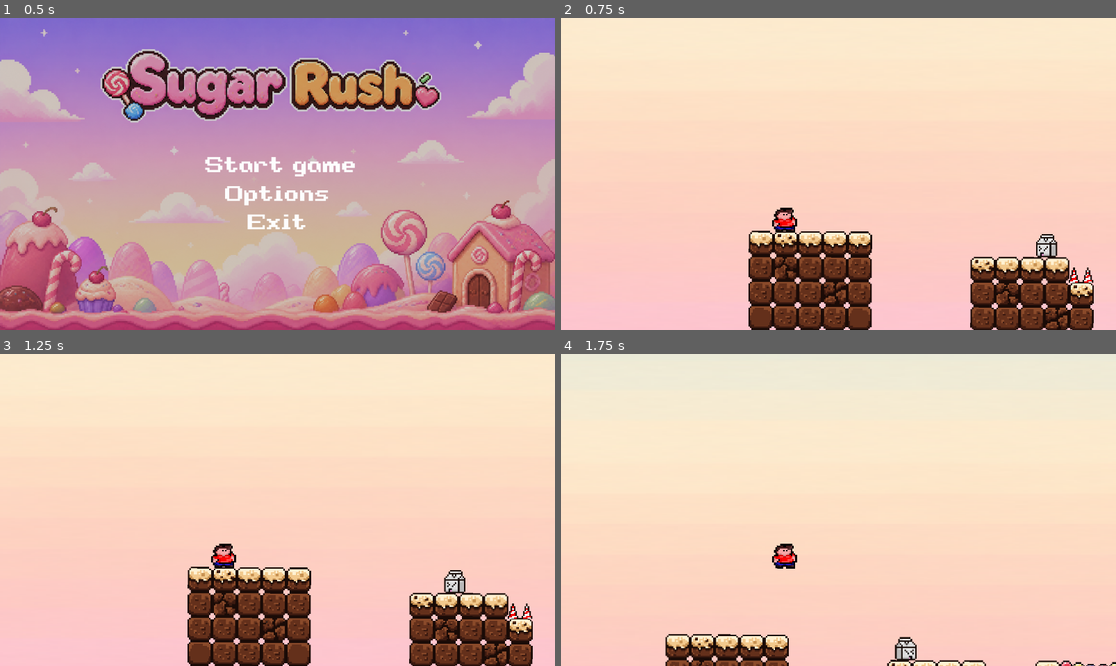
Above: before the commit, frames 1-4 (two rows, left to right).
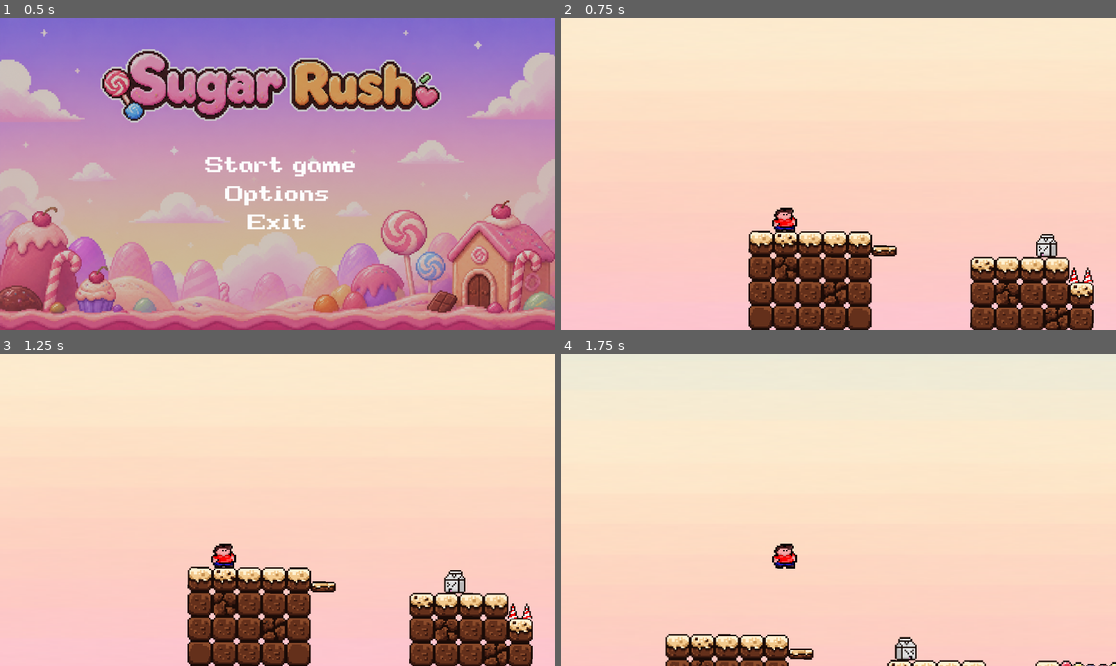
Above: after the commit, the same moments.

Repository: Barnir13/SugarRush
Game: Godot game, scene res://Assets/Scenes/main_menu.tscn
Same seed, same stepped clock (60 frames per second), same inputs: the game is played once before the commit and once after it.
Inputs:
- Up to frame 1 (0.5 s): no input
- Up to frame 2 (0.75 s): click "Start game" at 0.5 s
- Up to frame 3 (1.25 s): no input
- Up to frame 4 (1.75 s): hold D (move_right) from 1.28 s (still down); tap E (open_use) at 1.35 s; tap Space (jump) at 1.52 s

Frame 1 is identical in both runs. In frame 2, 0.2% of the frame differs, in the area x 55-61%, y 72-77%; in frame 3, 0.2%; in frame 4, 0.2%.

Commit message:
small changes

Diff:
--- a/Assets/Scenes/Areas/map_1.tscn
+++ b/Assets/Scenes/Areas/map_1.tscn
@@ -291,7 +291,7 @@
 rotation = 0.0052359877
 tile_set = SubResource("TileSet_ukqll")
 format = 2
-layer_0/tile_data = PackedInt32Array(-327677, 0, 0, -327676, …(20242 unchanged characters)… 196819, 0, 1, 262355, 0, 1, 327891, 0, 1)
+layer_0/tile_data = PackedInt32Array(-327677, 0, 0, -327676, …(20242 unchanged characters)… 196819, 0, 1, 262355, 0, 1, 327891, 0, 1, -327672, 0, 6)
 
 [node name="Spikes" type="Node2D" parent="." unique_id=84973031]
 
--- /dev/null
+++ b/Assets/Scenes/Areas/map_2.tscn
@@ -0,0 +1,145 @@
+[gd_scene format=3 uid="uid://cb0m1yt1p8n4k"]
+
+[ext_resource type="PackedScene" uid="uid://rpy67qkxjvqu" path="res://Assets/Scenes/chest.tscn" id="1_o74uj"]
+[ext_resource type="PackedScene" uid="uid://cnlrwi1p11qou" path="res://Assets/Scenes/deathzone.tscn" id="2_i225p"]
+[ext_resource type="PackedScene" uid="uid://cp7jfwb3xolen" path="res://Assets/Scenes/player.tscn" id="3_d6mkb"]
+[ext_resource type="Texture2D" uid="uid://d3i270yfdt881" path="res://Sprites/tiles platforms/newTiles.png" id="4_o74uj"]
+
+[sub_resource type="TileSetAtlasSource" id="TileSetAtlasSource_o74uj"]
+texture = ExtResource("4_o74uj")
+0:0/0 = 0
+0:0/0/physics_layer_0/polygon_0/points = PackedVector2Array(-8, -8, 8, -8, 8, 8, -8, 8)
+1:0/0 = 0
+1:0/0/physics_layer_0/polygon_0/points = PackedVector2Array(-8, -8, 8, -8, 8, 8, -8, 8)
+2:0/0 = 0
+2:0/0/physics_layer_0/polygon_0/points = PackedVector2Array(-8, -8, 8, -8, 8, 8, -8, 8)
+3:0/0 = 0
+3:0/0/physics_layer_0/polygon_0/points = PackedVector2Array(-8, -8, 8, -8, 8, 8, -8, 8)
+4:0/0 = 0
+4:0/0/physics_layer_0/polygon_0/points = PackedVector2Array(-8, -8, 8, -8, 8, 8, -8, 8)
+5:0/0 = 0
+5:0/0/physics_layer_0/polygon_0/points = PackedVector2Array(-8, -8, 8, -8, 8, 8, -8, 8)
+6:0/0 = 0
+6:0/0/physics_layer_0/polygon_0/points = PackedVector2Array(-8, -8, 8, -8, 8, 8, -8, 8)
+7:0/0 = 0
+7:0/0/physics_layer_0/polygon_0/points = PackedVector2Array(-8, -8, 8, -8, 8, 8, -8, 8)
+0:1/0 = 0
+0:1/0/physics_layer_0/polygon_0/points = PackedVector2Array(-8, -8, 8, -8, 8, 8, -8, 8)
+1:1/0 = 0
+1:1/0/physics_layer_0/polygon_0/points = PackedVector2Array(-8, -8, 8, -8, 8, 8, -8, 8)
+2:1/0 = 0
+2:1/0/physics_layer_0/polygon_0/points = PackedVector2Array(-8, -8, 8, -8, 8, 8, -8, 8)
+3:1/0 = 0
+3:1/0/physics_layer_0/polygon_0/points = PackedVector2Array(-8, -8, 8, -8, 8, 8, -8, 8)
+4:1/0 = 0
+4:1/0/physics_layer_0/polygon_0/points = PackedVector2Array(-8, -8, 8, -8, 8, 8, -8, 8)
+5:1/0 = 0
+5:1/0/physics_layer_0/polygon_0/points = PackedVector2Array(-8, -8, 8, -8, 8, 8, -8, 8)
+6:1/0 = 0
+6:1/0/physics_layer_0/polygon_0/points = PackedVector2Array(-8, -8, 8, -8, 8, 8, -8, 8)
+7:1/0 = 0
+7:1/0/physics_layer_0/polygon_0/points = PackedVector2Array(-8, -8, 8, -8, 8, 8, -8, 8)
+0:2/0 = 0
+0:2/0/physics_layer_0/polygon_0/points = PackedVector2Array(-8, -8, 8, -8, 8, 8, -8, 8)
+1:2/0 = 0
+1:2/0/physics_layer_0/polygon_0/points = PackedVector2Array(-8, -8, 8, -8, 8, 8, -8, 8)
+2:2/0 = 0
+2:2/0/physics_layer_0/polygon_0/points = PackedVector2Array(-8, -8, 8, -8, 8, 8, -8, 8)
+3:2/0 = 0
+3:2/0/physics_layer_0/polygon_0/points = PackedVector2Array(-8, -8, 8, -8, 8, 8, -8, 8)
+4:2/0 = 0
+4:2/0/physics_layer_0/polygon_0/points = PackedVector2Array(-8, -8, 8, -8, 8, 8, -8, 8)
+5:2/0 = 0
+5:2/0/physics_layer_0/polygon_0/points = PackedVector2Array(-8, -8, 8, -8, 8, 8, -8, 8)
+6:2/0 = 0
+6:2/0/physics_layer_0/polygon_0/points = PackedVector2Array(-8, -8, 8, -8, 8, 8, -8, 8)
+7:2/0 = 0
+7:2/0/physics_layer_0/polygon_0/points = PackedVector2Array(-8, -8, 8, -8, 8, 8, -8, 8)
+0:3/0 = 0
+0:3/0/physics_layer_0/polygon_0/points = PackedVector2Array(-8, -8, 8, -8, 8, 8, -8, 8)
+1:3/0 = 0
+1:3/0/physics_layer_0/polygon_0/points = PackedVector2Array(-8, -8, 8, -8, 8, 8, -8, 8)
+2:3/0 = 0
+2:3/0/physics_layer_0/polygon_0/points = PackedVector2Array(-8, -8, 8, -8, 8, 8, -8, 8)
+3:3/0 = 0
+3:3/0/physics_layer_0/polygon_0/points = PackedVector2Array(-8, -8, 8, -8, 8, 8, -8, 8)
+4:3/0 = 0
+4:3/0/physics_layer_0/polygon_0/points = PackedVector2Array(-8, -8, 8, -8, 8, 8, -8, 8)
+5:3/0 = 0
+5:3/0/physics_layer_0/polygon_0/points = PackedVector2Array(-8, -8, 8, -8, 8, 8, -8, 8)
+6:3/0 = 0
+6:3/0/physics_layer_0/polygon_0/points = PackedVector2Array(-8, -8, 8, -8, 8, 8, -8, 8)
+7:3/0 = 0
+7:3/0/physics_layer_0/polygon_0/points = PackedVector2Array(-8, -8, 8, -8, 8, 8, -8, 8)
+0:4/0 = 0
+0:4/0/physics_layer_0/polygon_0/points = PackedVector2Array(-8, -8, 8, -8, 8, 8, -8, 8)
+1:4/0 = 0
+1:4/0/physics_layer_0/polygon_0/points = PackedVector2Array(-8, -8, 8, -8, 8, 8, -8, 8)
+2:4/0 = 0
+2:4/0/physics_layer_0/polygon_0/points = PackedVector2Array(-8, -8, 8, -8, 8, 8, -8, 8)
+3:4/0 = 0
+3:4/0/physics_layer_0/polygon_0/points = PackedVector2Array(-8, -8, 8, -8, 8, 8, -8, 8)
+4:4/0 = 0
+4:4/0/physics_layer_0/polygon_0/points = PackedVector2Array(-8, -8, 8, -8, 8, 8, -8, 8)
+5:4/0 = 0
+5:4/0/physics_layer_0/polygon_0/points = PackedVector2Array(-8, -8, 8, -8, 8, 8, -8, 8)
+6:4/0 = 0
+6:4/0/physics_layer_0/polygon_0/points = PackedVector2Array(-8, -8, 8, -8, 8, 8, -8, 8)
+7:4/0 = 0
+7:4/0/physics_layer_0/polygon_0/points = PackedVector2Array(-8, -8, 8, -8, 8, 8, -8, 8)
+0:5/0 = 0
+0:5/0/physics_layer_0/polygon_0/points = PackedVector2Array(-8, -8, 8, -8, 8, 8, -8, 8)
+1:5/0 = 0
+1:5/0/physics_layer_0/polygon_0/points = PackedVector2Array(-8, -8, 8, -8, 8, 8, -8, 8)
+2:5/0 = 0
+2:5/0/physics_layer_0/polygon_0/points = PackedVector2Array(-8, -8, 8, -8, 8, 8, -8, 8)
+3:5/0 = 0
+3:5/0/physics_layer_0/polygon_0/points = PackedVector2Array(-8, -8, 8, -8, 8, 8, -8, 8)
+4:5/0 = 0
+4:5/0/physics_layer_0/polygon_0/points = PackedVector2Array(-8, -8, 8, -8, 8, 8, -8, 8)
+5:5/0 = 0
+5:5/0/physics_layer_0/polygon_0/points = PackedVector2Array(-8, -8, 8, -8, 8, 8, -8, 8)
+6:5/0 = 0
+6:5/0/physics_layer_0/polygon_0/points = PackedVector2Array(-8, -8, 8, -8, 8, 8, -8, 8)
+7:5/0 = 0
+7:5/0/physics_layer_0/polygon_0/points = PackedVector2Array(-8, -8, 8, -8, 8, 8, -8, 8)
+0:6/next_alternative_id = 2
+0:6/0 = 0
+0:6/0/physics_layer_0/polygon_0/points = PackedVector2Array(-8, 1.0028238, 8, 1.0028238, 8, 8, -8, 8)
+1:6/0 = 0
+1:6/0/physics_layer_0/polygon_0/points = PackedVector2Array(-8, 1.0028238, 8, 1.0028238, 8, 8, -8, 8)
+2:6/0 = 0
+2:6/0/physics_layer_0/polygon_0/points = PackedVector2Array(-8, 1.0028238, 8, 1.0028238, 8, 8, -8, 8)
+3:6/0 = 0
+3:6/0/physics_layer_0/polygon_0/points = PackedVector2Array(-8, 1.0028238, 8, 1.0028238, 8, 8, -8, 8)
+4:6/0 = 0
+4:6/0/physics_layer_0/polygon_0/points = PackedVector2Array(-8, 1.0028238, 8, 1.0028238, 8, 8, -8, 8)
+5:6/0 = 0
+5:6/0/physics_layer_0/polygon_0/points = PackedVector2Array(-8, 1.0028238, 8, 1.0028238, 8, 8, -8, 8)
+6:6/0 = 0
+6:6/0/physics_layer_0/polygon_0/points = PackedVector2Array(-8, 1.0028238, 8, 1.0028238, 8, 8, -8, 8)
+7:6/0 = 0
+7:6/0/physics_layer_0/polygon_0/points = PackedVector2Array(-8, 1.0028238, 8, 1.0028238, 8, 8, -8, 8)
+
+[sub_resource type="TileSet" id="TileSet_i225p"]
+physics_layer_0/collision_layer = 256
+physics_layer_1/collision_layer = 512
+sources/0 = SubResource("TileSetAtlasSource_o74uj")
+
+[node name="Map2" type="Node2D" unique_id=387486648]
+
+[node name="Chest" parent="." unique_id=661221208 instance=ExtResource("1_o74uj")]
+position = Vector2(87.80853, -75.71028)
+
+[node name="Deathzone" parent="." unique_id=1282808801 instance=ExtResource("2_i225p")]
+position = Vector2(49.859985, 0)
+
+[node name="Player" parent="." unique_id=1585269501 instance=ExtResource("3_d6mkb")]
+position = Vector2(70.85828, -74.63594)
+
+[node name="TileMap" type="TileMap" parent="." unique_id=1983566235]
+position = Vector2(0, -4)
+rotation = 0.0052359877
+tile_set = SubResource("TileSet_i225p")
+format = 2
+layer_0/tile_data = PackedInt32Array(-262140, 458752, 0, -262139, 458752, 0, -262138, 458752, 0, -262137, 458752, 0, -262136, 458752, 0, -393210, 458752, 6, -393209, 458752, 6)
Binary file added: Sprites/tiles platforms/newTiles.png
Not shown, added: Sprites/tiles platforms/newTiles.png.import
